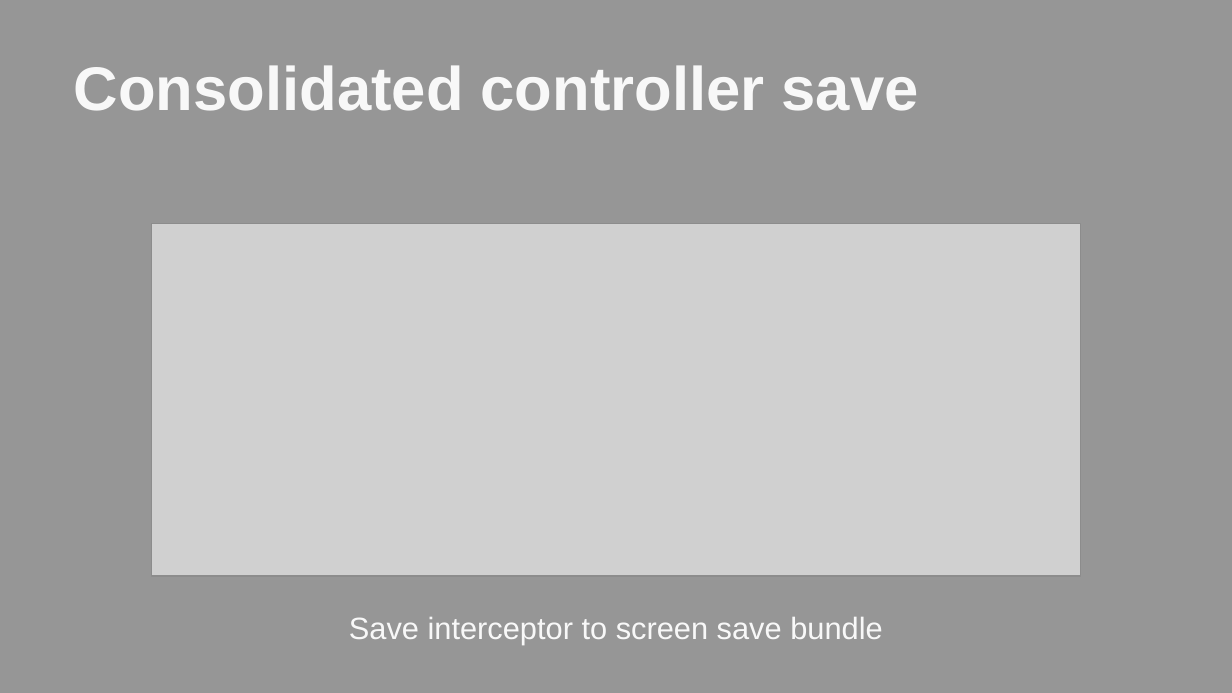
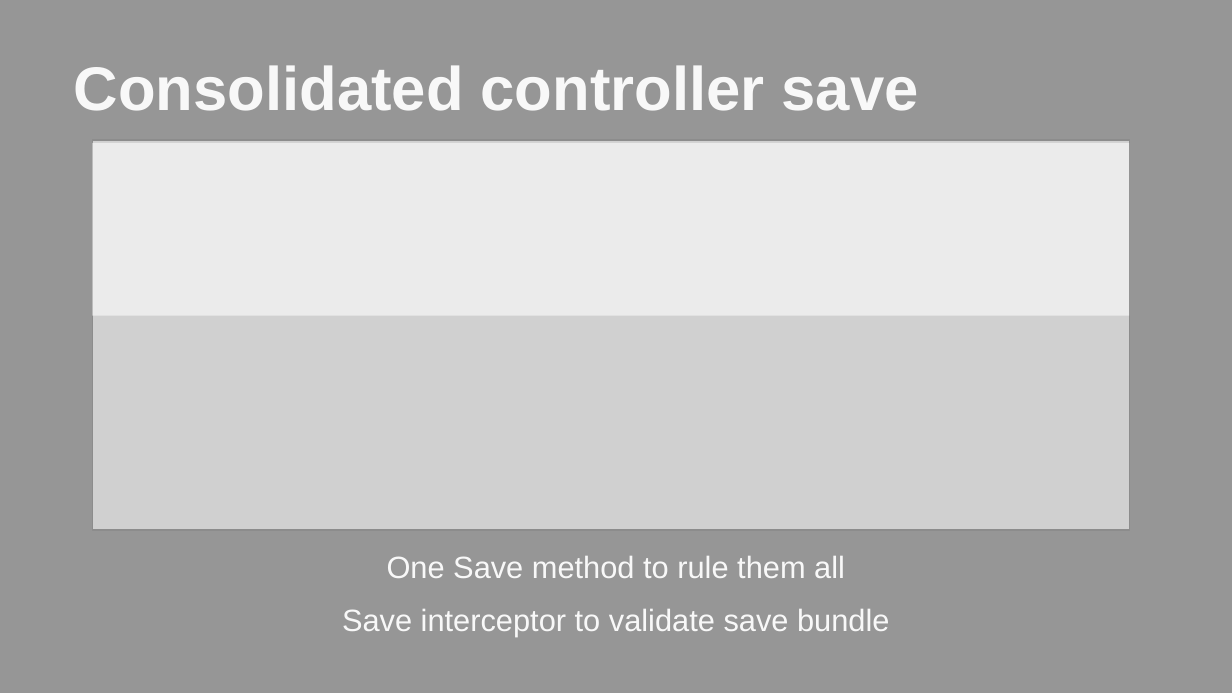
Before and after one commit to wardbell/js4netdev, a slide deck: slide 32 of Bell_ASPConnections_SPAwithBreeze_APA306.pptx (slide 31 before the commit). Drawn at 1232x693 pixels with LibreOffice and Linux fonts; fonts in the diff are those of the drawing; grey boxes stand for pictures; background and template pictures are left out. Boxes give left, top, right and bottom in pixels: in the first picture for what was removed or moved away, otherwise in the second. Text is boxed around its words. In the diff, an @@ line names an element or a change of style, - is before the commit and + after.

Commit message:
Updated

```diff
--- a/Bell_ASPConnections_SPAwithBreeze_APA306.pptx
+++ b/Bell_ASPConnections_SPAwithBreeze_APA306.pptx
@@ picture: place and size @@
-picture at [152,223,1080,575]
+picture at [92,140,1130,531]
@@ rectangle added at [92,143,1130,315], fill #F8F8F8 at 69% opacity @@
@@ text added at [387,556,845,578], 18 pt, text #F8F8F8 @@
+One Save method to rule them all
@@ text at [342,609,889,636]: text changed @@
-Save interceptor to screen save bundle
+Save interceptor to validate save bundle
```
Also in this commit, not shown: 9 other slides changed, 4 slides added, 1 slide removed.
